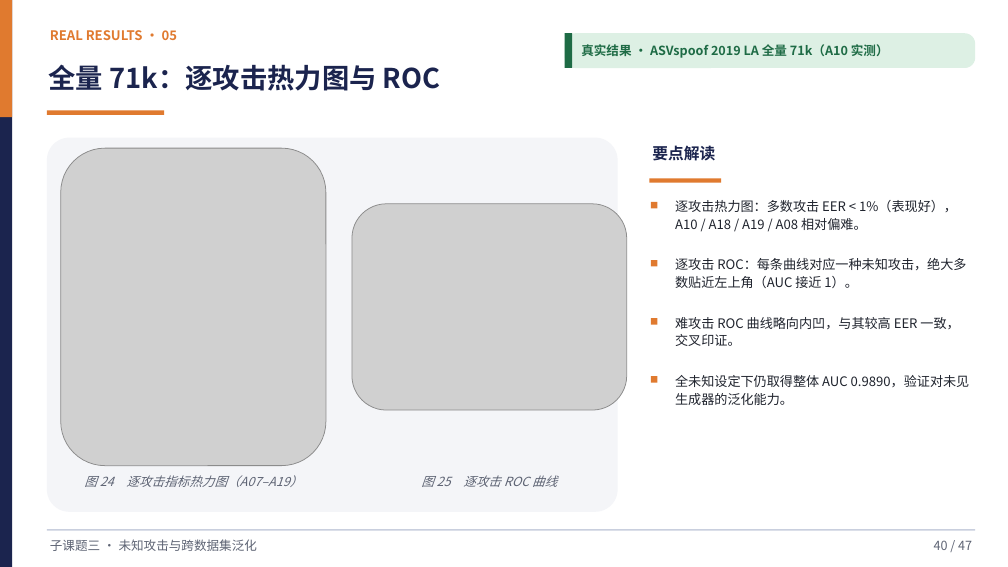
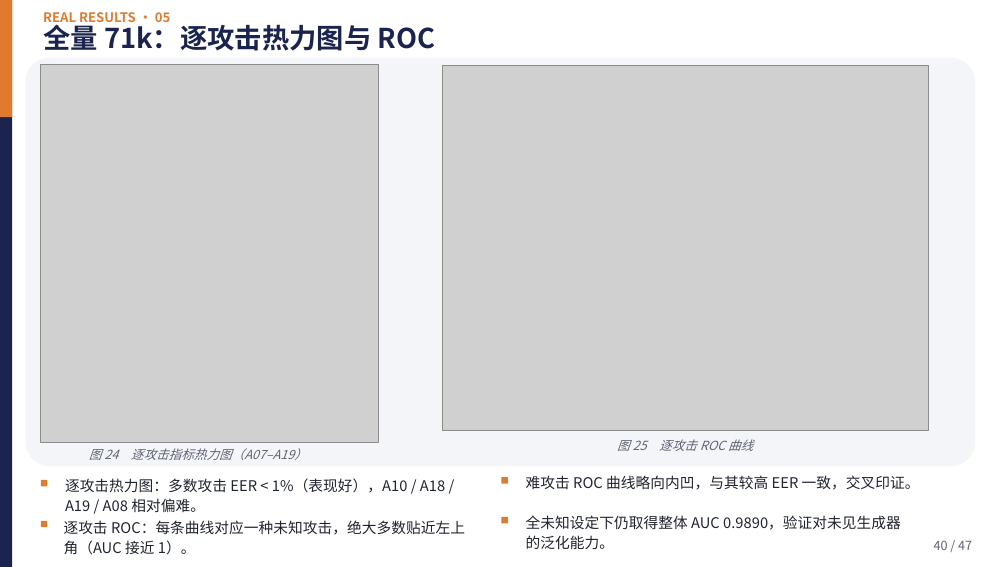
Before and after one commit to Yihuai-Zhang/learngit, a slide deck: slide 39 of 子课题三答辩-未知攻击与跨数据集泛化.pptx (slide 40 before the commit). Drawn at 1008x567 pixels with LibreOffice and Linux fonts; fonts in the diff are those of the drawing; grey boxes stand for pictures. Boxes give left, top, right and bottom in pixels: in the first picture for what was removed or moved away, otherwise in the second. Text is boxed around its words. In the diff, an @@ line names an element or a change of style, - is before the commit and + after.

```diff
--- a/子课题三答辩-未知攻击与跨数据集泛化.pptx
+++ b/子课题三答辩-未知攻击与跨数据集泛化.pptx
@@ text "REAL RESULTS · 05" rewrapped from [50, 30, 177, 40] to [43, 12, 170, 26] @@
@@ text "全量 71k：逐攻击热力图与 ROC": place and size @@
-text "全量 71k：逐攻击热力图与 ROC" at [48, 64, 441, 91]
+text "全量 71k：逐攻击热力图与 ROC" at [43, 21, 436, 51]
@@ rounded rectangle: place and size @@
-rounded rectangle at [47, 138, 618, 512]
+rounded rectangle at [25, 57, 975, 466]
@@ rounded rectangle removed at [565, 33, 975, 68] @@
@@ rectangle removed at [565, 33, 572, 68] @@
@@ text removed at [581, 44, 889, 58] @@
-真实结果 · ASVspoof 2019 LA 全量 71k（A10 实测）
@@ picture: place and size @@
-picture at [60, 148, 326, 466]
+picture at [41, 64, 379, 442]
@@ picture: place and size @@
-picture at [352, 204, 627, 411]
+picture at [442, 66, 929, 430]
@@ rectangle removed at [47, 110, 164, 115] @@
@@ text removed at [652, 145, 715, 161] @@
-要点解读
@@ rectangle removed at [650, 178, 721, 183] @@
@@ text "图 24 逐攻击指标热力图（A07–A19）": place and size @@
-text "图 24 逐攻击指标热力图（A07–A19）" at [84, 475, 302, 487]
+text "图 24 逐攻击指标热力图（A07–A19）" at [89, 448, 307, 460]
@@ text "图 25 逐攻击 ROC 曲线": place and size @@
-text "图 25 逐攻击 ROC 曲线" at [421, 475, 557, 487]
+text "图 25 逐攻击 ROC 曲线" at [617, 439, 753, 451]
@@ text "逐攻击热力图：多数攻击 EER < 1%（表现好），A10 / ...": place and size @@
-text "逐攻击热力图：多数攻击 EER < 1%（表现好），A10 / ..." at [675, 200, 957, 230]
+text "逐攻击热力图：多数攻击 EER < 1%（表现好），A10 / ..." at [65, 478, 445, 512]
@@ rectangle: place and size @@
-rectangle at [651, 202, 658, 209]
+rectangle at [501, 477, 508, 484]
@@ text "难攻击 ROC 曲线略向内凹，与其较高 EER 一致，交叉印证。": place and size @@
-text "难攻击 ROC 曲线略向内凹，与其较高 EER 一致，交叉印证。" at [675, 317, 959, 346]
+text "难攻击 ROC 曲线略向内凹，与其较高 EER 一致，交叉印证。" at [526, 475, 920, 490]
@@ rectangle: place and size @@
-rectangle at [651, 318, 658, 325]
+rectangle at [41, 480, 48, 487]
@@ rectangle: place and size @@
-rectangle at [651, 377, 658, 383]
+rectangle at [41, 521, 48, 528]
@@ rectangle removed at [47, 529, 975, 531] @@
@@ text removed at [50, 539, 257, 551] @@
-子课题三 · 未知攻击与跨数据集泛化
@@ text "逐攻击 ROC：每条曲线对应一种未知攻击，绝大多数贴近左上角（AUC 接近 1）。": place and size @@
-text "逐攻击 ROC：每条曲线对应一种未知攻击，绝大多数贴近左上角（AUC 接近 1）。" at [675, 258, 966, 288]
+text "逐攻击 ROC：每条曲线对应一种未知攻击，绝大多数贴近左上角（AUC 接近 1）。" at [64, 520, 465, 555]
@@ rectangle: place and size @@
-rectangle at [651, 260, 658, 267]
+rectangle at [501, 517, 508, 524]
@@ size 12.5 to 14 pt in 4 elements at [65, 478, 445, 512], [64, 520, 465, 555], [526, 475, 920, 490], [526, 515, 901, 549] @@
@@ text "全未知设定下仍取得整体 AUC 0.9890，验证对未见生成器的泛化能力。": place and size @@
-text "全未知设定下仍取得整体 AUC 0.9890，验证对未见生成器的泛化能力。" at [675, 375, 970, 405]
+text "全未知设定下仍取得整体 AUC 0.9890，验证对未见生成器的泛化能力。" at [526, 515, 901, 549]
```
Also in this commit, not shown: 30 other slides changed, 1 slide added, 3 slides removed, 2 other files.
